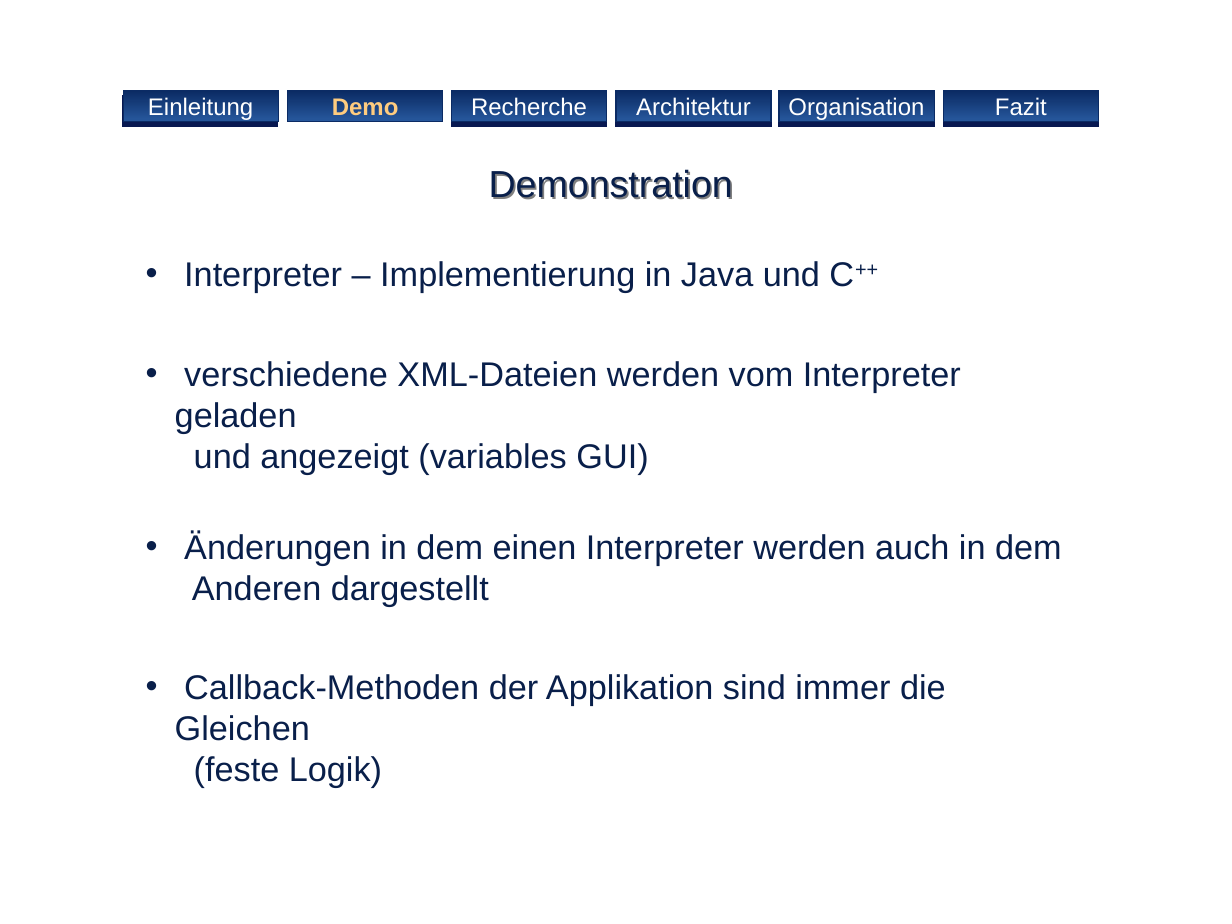
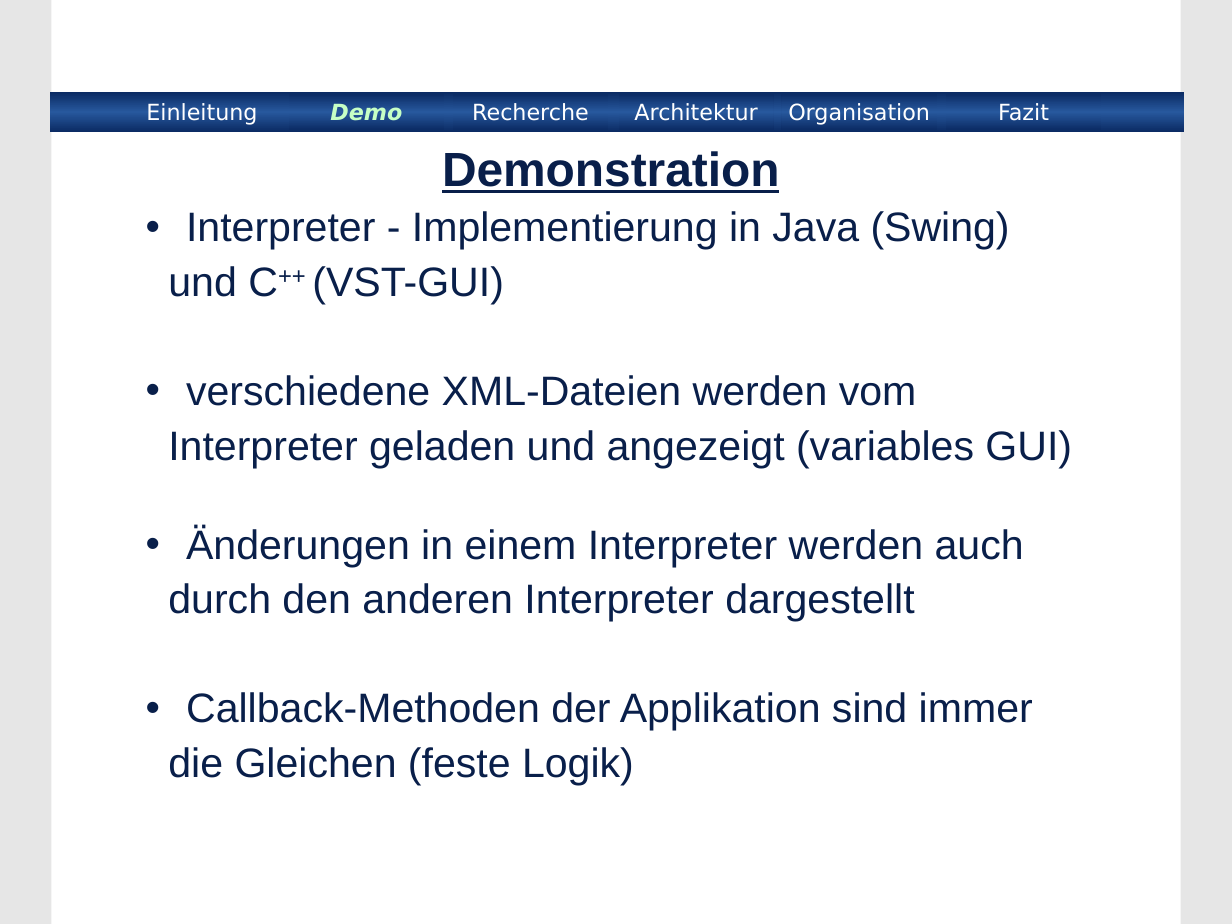
Before and after one commit to BackupTheBerlios/xmlinterface, a slide deck: slide 5 of xmlinterface/project/Praesentation/xmlinterface.ppt. Drawn at 1232x924 pixels with LibreOffice and Linux fonts; fonts in the diff are those of the drawing; background and template pictures are left out. Boxes give left, top, right and bottom in pixels: in the first picture for what was removed or moved away, otherwise in the second. Text is boxed around its words. In the diff, an @@ line names an element or a change of style, - is before the commit and + after.

Commit message:
Änderung: Überarbeitete Version nach 2. Präsentationsprobe Textefolien durch Grafiken ersetzt XML-Beispiele als Grafiken

```diff
--- a/xmlinterface/project/Praesentation/xmlinterface.ppt
+++ b/xmlinterface/project/Praesentation/xmlinterface.ppt
@@ background #FFFFFF to #E6E6E6 @@
@@ rectangle added at [52, 0, 1181, 924], fill #FFFFFF @@
@@ rectangle added at [51, 92, 1184, 132], fill gradient #0B2B64 to #27589D @@
@@ text "Einleitung": place and size @@
-text "Einleitung" at [123, 91, 278, 122]
+text "Einleitung" at [146, 103, 257, 125]
@@ text "Einleitung" at [146, 103, 257, 125]: size 14 to 13 pt, font Arial to DejaVu Sans; fill gradient #0B2B64 to #27589D to none; outline #0B2B64 0.74 pt to none; shadow off @@
@@ rectangle added at [287, 91, 442, 122], fill gradient #0B2B64 to #27589D, outline #0B2B64 0.74 pt, 14 pt, text #FFFFFF @@
+Demo
@@ rectangle "Demo": place and size @@
-rectangle "Demo" at [287, 91, 442, 122]
+rectangle "Demo" at [288, 94, 444, 131]
@@ rectangle "Demo" at [288, 94, 444, 131]: size 14 to 13 pt, font Arial to DejaVu Sans, text colour #FFCC7F to #C6FFC5, italic on; outline #0B2B64 0.74 pt to none @@
@@ rectangle added at [452, 91, 607, 122], fill gradient #0B2B64 to #27589D, outline #0B2B64 0.74 pt, 14 pt, text #FFFFFF @@
+Recherche
@@ rectangle "Recherche": place and size @@
-rectangle "Recherche" at [452, 91, 607, 122]
+rectangle "Recherche" at [453, 94, 609, 131]
@@ rectangle added at [616, 91, 771, 122], fill gradient #0B2B64 to #27589D, outline #0B2B64 0.74 pt, 14 pt, text #FFFFFF @@
+Architektur
@@ rectangle "Architektur": place and size @@
-rectangle "Architektur" at [616, 91, 771, 122]
+rectangle "Architektur" at [618, 94, 774, 131]
@@ rectangle added at [779, 91, 934, 122], fill gradient #0B2B64 to #27589D, outline #0B2B64 0.74 pt, 14 pt, text #FFFFFF @@
+Organisation
@@ rectangle "Organisation": place and size @@
-rectangle "Organisation" at [779, 91, 934, 122]
+rectangle "Organisation" at [781, 94, 936, 131]
@@ rectangle added at [944, 91, 1099, 122], fill gradient #0B2B64 to #27589D, outline #0B2B64 0.74 pt, 14 pt, text #FFFFFF @@
+Fazit
@@ size 14 to 13 pt, font Arial to DejaVu Sans; outline #0B2B64 0.74 pt to none; shadow off in 4 elements at [453, 94, 609, 131], [781, 94, 936, 131], [618, 94, 774, 131], [946, 94, 1101, 131] @@
@@ rectangle "Fazit": place and size @@
-rectangle "Fazit" at [944, 91, 1099, 122]
+rectangle "Fazit" at [946, 94, 1101, 131]
@@ title "Demonstration": place and size @@
-title "Demonstration" at [489, 169, 733, 200]
+title "Demonstration" at [442, 151, 780, 193]
@@ title "Demonstration" at [442, 151, 780, 193]: size 22 to 28 pt, bold on, underline on @@
@@ subtitle at [168, 211, 1072, 785]: text changed; size 20 to 24 pt @@
-• Interpreter – Implementierung in Java und C++
-• verschiedene XML-Dateien werden vom Interpreter geladen
-  und angezeigt (variables GUI)
-• Änderungen in dem einen Interpreter werden auch in dem
-  Anderen dargestellt
-• Callback-Methoden der Applikation sind immer die Gleichen
-  (feste Logik)
+• Interpreter - Implementierung in Java (Swing)
+und C++ (VST-GUI)
+• verschiedene XML-Dateien werden vom
+Interpreter geladen und angezeigt (variables GUI)
+• Änderungen in einem Interpreter werden auch
+durch den anderen Interpreter dargestellt
+• Callback-Methoden der Applikation sind immer
+die Gleichen (feste Logik)
```
Also in this commit, not shown: 14 other slides changed, 2 slides added, 2 slides removed.
